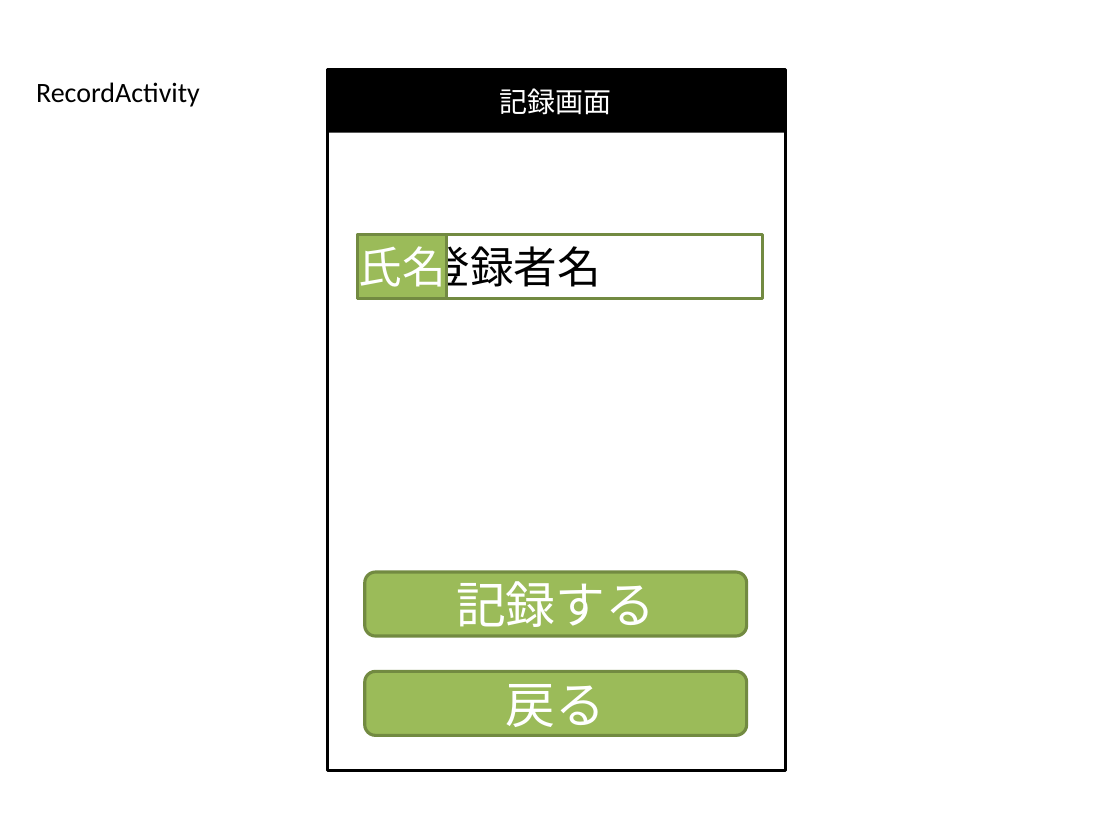
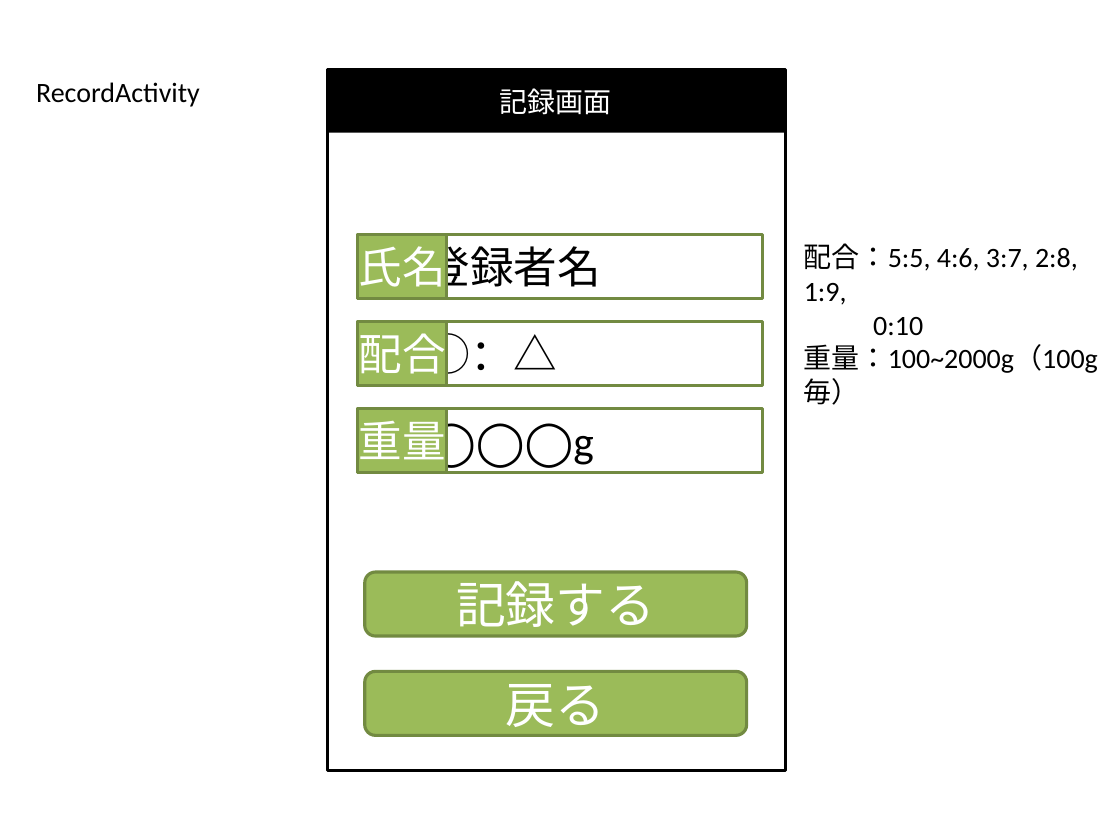
Before and after one commit to MayuOkuda/soba, a slide deck: slide 16 of memo/そばUI2.pptx (slide 15 before the commit). Drawn at 1120x840 pixels with LibreOffice and Linux fonts; fonts in the diff are those of the drawing. Boxes give left, top, right and bottom in pixels: in the first picture for what was removed or moved away, otherwise in the second. Text is boxed around its words. In the diff, an @@ line names an element or a change of style, - is before the commit and + after.

```diff
--- a/memo/そばUI2.pptx
+++ b/memo/そばUI2.pptx
@@ text added at (804,243,1098,373), 18 pt, text #000000 @@
+配合：5:5, 4:6, 3:7, 2:8, 1:9,
+0:10
+重量：100~2000g（100g毎）
@@ rectangle added at (357,321,763,385), fill #FFFFFF, outline #738A42 2 pt, 28 pt, text #000000 @@
+◯：△
@@ rectangle added at (357,321,447,385), fill #9BBB59, outline #738A42 2 pt, 28 pt, text #FFFFFF @@
+配合
@@ rectangle added at (357,409,763,473), fill #FFFFFF, outline #738A42 2 pt, 28 pt, text #000000 @@
+◯◯◯g
@@ rectangle added at (357,409,447,473), fill #9BBB59, outline #738A42 2 pt, 28 pt, text #FFFFFF @@
+重量
```
Also in this commit, not shown: 7 other slides changed, 2 slides added.
